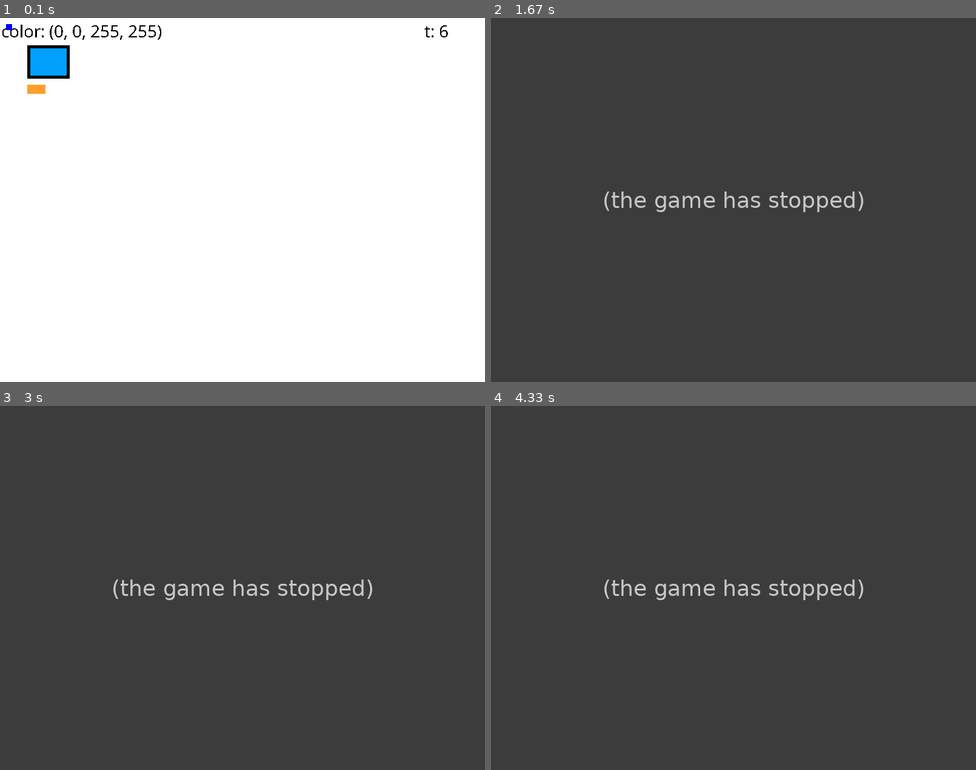
Above: before the commit, frames 1-4 (two rows, left to right).
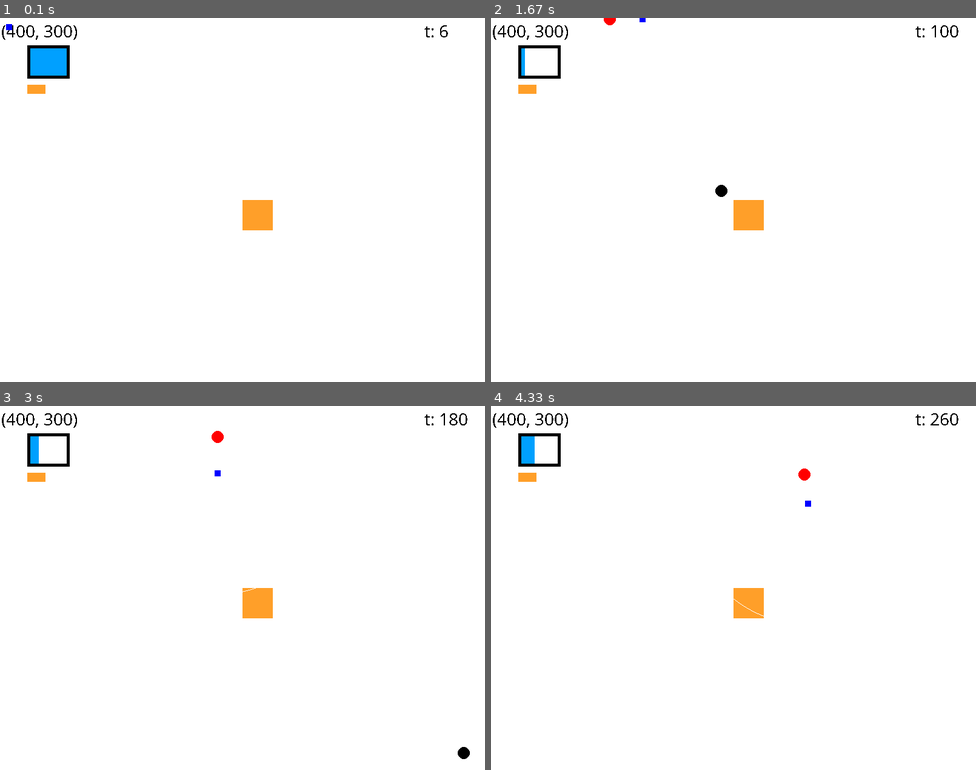
Above: after the commit, the same moments.

Repository: johannesbenjohannes/BlueSquer
Game: pygame game, started from main.py
Two runs of this game, one before a commit and one after it. Both use one fixed random seed, a clock stepped at 60 frames per second and the inputs below.
Inputs (mouse positions are in pixels of both pictures, inside the frame that each line leads up to):
- Up to frame 1 (0.1 s): no input
- Up to frame 2 (1.67 s): click (733, 200) at 0.38 s; hold D 0.67-1.13 s; move the mouse to (714, 214) at 0.7 s; tap Space at 0.73, 1.03, 1.23, 1.53 s; tap Z at 0.82 s; hold D 1.17-1.63 s
- Up to frame 3 (3 s): hold S 1.67-1.97 s; tap Space at 1.73, 2.07, 2.37, 2.73 s; hold D 2-2.63 s; tap Z at 2.15 s; hold S from 2.67 s (still down)
- Up to frame 4 (4.33 s): release S at 3.03 s; hold D 3.07-3.53 s; tap Space at 3.13, 3.43, 3.63, 3.93, 4.13 s; hold D 3.57-4.03 s; tap Z at 3.72 s; hold S from 4.07 s (still down)

The runs differ from the first frame. In frame 1, 0.9% of the frame differs, in the area x 0-57%, y 1-59%; in frame 2, 100%, in the area x 0-100%, y 0-100%; in frame 3, 100%; in frame 4, 100%.
Error before the commit: IndexError: pixel index out of range (main.py line 16); the game stopped at 0.83 s (later frames are placeholders)

Commit message:
started working on bullets/boss collisions

Diff:
--- a/main.py
+++ b/main.py
@@ -16,6 +16,8 @@
             if surface.get_at((int(i), int(j))) == target:
                 return True
     return False
+
+
 
 
 def main():
@@ -95,12 +97,23 @@
     mouse_y = 0
 
 
+
     class Bullet: # Classe pour les projectiles
         def __init__(self, pos, target, nature, velocity=6) :
             self.pos = pos
             self.target = target
             self.velocity = velocity
             self.nature = nature
+
+    class Ennemy:
+        def __init__(self,x,y,w,h):
+            self.x = x
+            self.y = y
+            self.w = w
+            self.h = h
+
+        def draw(self):
+            pygame.draw.rect(fenetre, BRASS, (self.x, self.y, self.w, self.h))
 
     class CircleAttack:
         circles=[]
@@ -123,6 +136,7 @@
 
     fenetre = pygame.display.set_mode((LARGEUR, HAUTEUR))
     pygame.display.set_caption("Premier projet pygame")
+    boss = Ennemy(400,300,50,50)
     fenetre.fill(WHITE) # Fond blanc (RGB)
 
     # --- 2. Boucle principale ---
@@ -197,7 +211,10 @@
 
         # --- Mise a jour de l'affichage Ceci est généralement causé par un autre dépôt poussé
         fenetre.fill(WHITE)
+
+        boss.draw()
         if alive:
+
 
             pygame.draw.rect( fenetre, BLUE ,(rect_x, rect_y, 10, 10) )#player
             pygame.draw.circle(fenetre, WHITE,(rect_x+5, rect_y+5,), 200,1)
@@ -281,20 +298,20 @@
                     patterns["circle"]["compteur_attaque_linger"] = 0
 
                     CircleAttack.circles.clear()
-
-            current_color = fenetre.get_at((int(rect_x)+5, int(rect_y)+5))
-            text_color=base_font.render(f"color: {current_color}", False, (0,0,0))
-            if check_surrounding_pixel_colors(fenetre,rect_x,rect_y,RED,10):
-                text_collison=base_font.render("collision", False, (0,0,0))
-                fenetre.blit(text_collison, (400,2))
-            fenetre.blit(text_color, (2,2))
-            text_ticks=base_font.render(f"t: {compteur}", False, (0,0,0))
-            fenetre.blit(text_ticks, (700, 2))
-            pygame.draw.rect( fenetre, BLUE ,(rect_x,rect_y, 10, 10))
             for obj in projectile:
                 pygame.draw.circle(fenetre, obj.nature,(obj.pos.components), 10,)
                 if obj.pos.x<(-100) or obj.pos.x>900 or obj.pos.y<(-600) or obj.pos.y>700:
                     projectile.remove(obj)
+            boss_coord = (boss.x,boss.y)
+            text_boss_coord=base_font.render(str(boss_coord), False, (0,0,0))
+            if check_surrounding_pixel_colors(fenetre,boss.x,boss.y,BLACK,50):
+                text_collison=base_font.render("collision", False, (0,0,0))
+                fenetre.blit(text_collison, (400,2))
+            fenetre.blit(text_boss_coord, (2,2))
+            text_ticks=base_font.render(f"t: {compteur}", False, (0,0,0))
+            fenetre.blit(text_ticks, (700, 2))
+            pygame.draw.rect( fenetre, BLUE ,(rect_x,rect_y, 10, 10))
+
         pygame.display.flip()           # Rafraichissement de l'ecran
         clock.tick(60)                # Limite a 60 images par seconde
 if __name__=="__main__":
